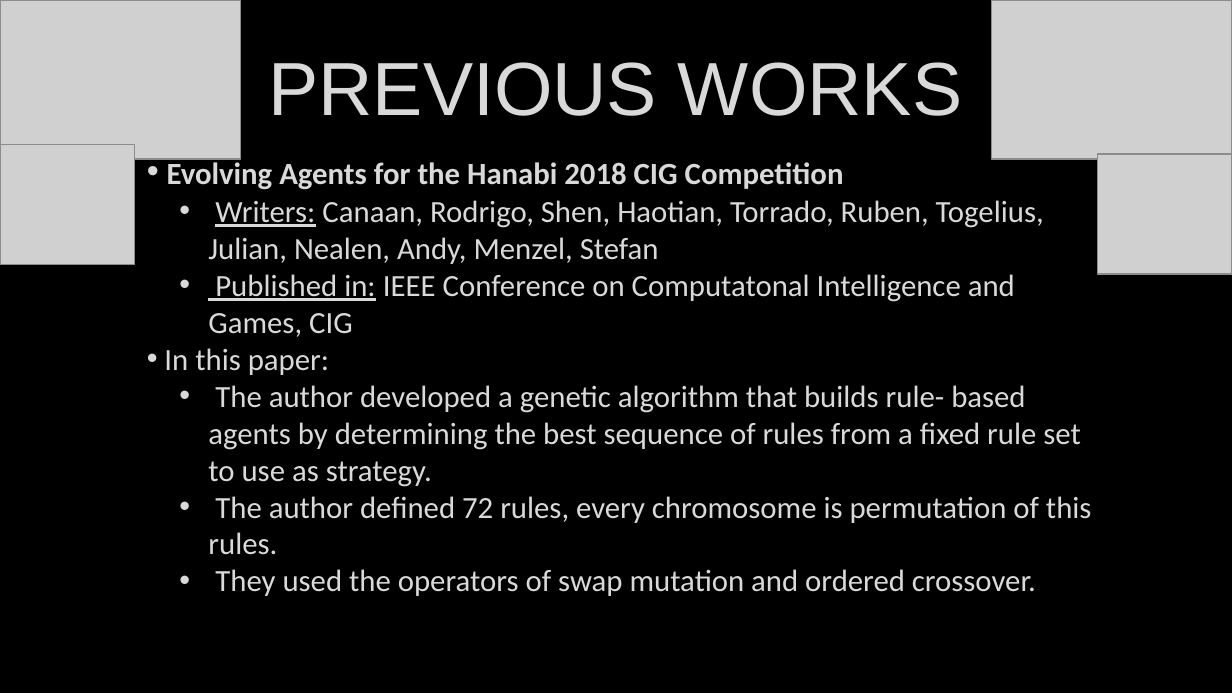
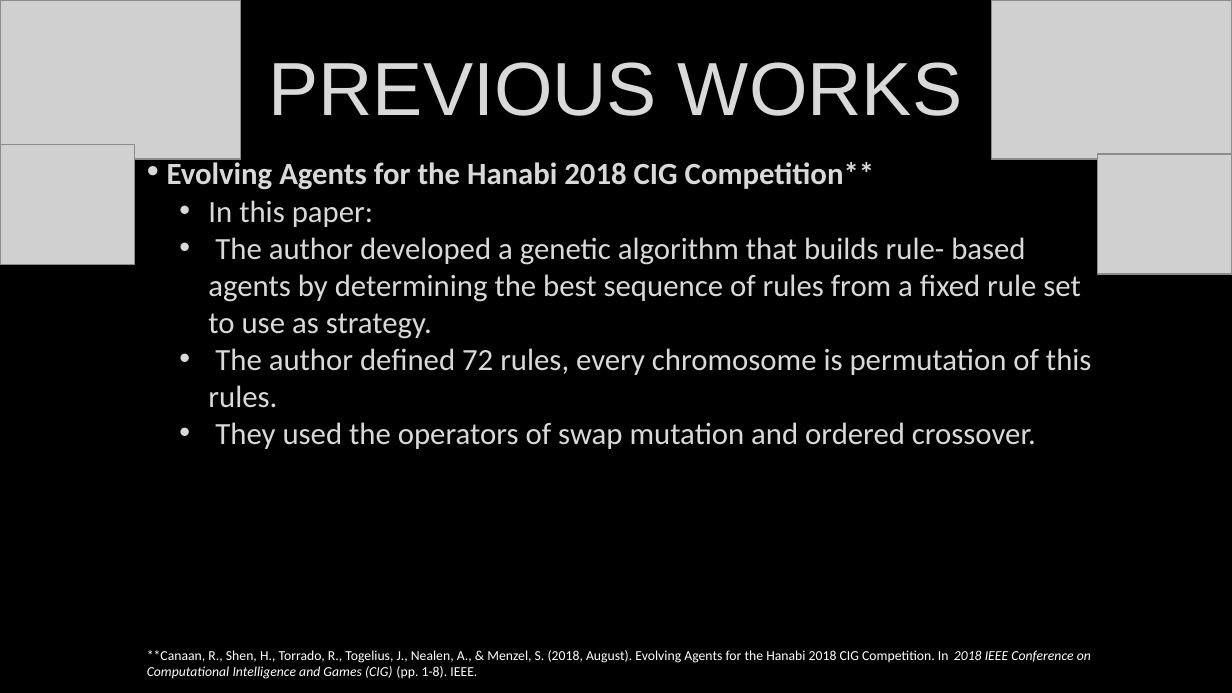
Before and after one commit to Untzi/ec_hanabi, a slide deck: slide 5 of hanabi (1).pptx (slide 4 before the commit). Drawn at 1232x693 pixels with LibreOffice and Linux fonts; fonts in the diff are those of the drawing; grey boxes stand for pictures. Boxes give left, top, right and bottom in pixels: in the first picture for what was removed or moved away, otherwise in the second. Text is boxed around its words. In the diff, an @@ line names an element or a change of style, - is before the commit and + after.

Commit message:
updated ppt

```diff
--- a/hanabi (1).pptx
+++ b/hanabi (1).pptx
@@ text at [167, 158, 874, 190]: text changed; bold on @@
-• Evolving Agents for the Hanabi 2018 CIG Competition
-  • Writers: Canaan, Rodrigo, Shen, Haotian, Torrado, Ruben, Togelius, Julian, Nealen, Andy, Menzel, Stefan
-  • Published in: IEEE Conference on Computatonal Intelligence and Games, CIG
+• Evolving Agents for the Hanabi 2018 CIG Competition**
@@ text at [208, 200, 373, 227]: list level 1 to 2 in "In this paper:" @@
@@ text at [147, 650, 1091, 679]: paragraph added @@
+**Canaan, R., Shen, H., Torrado, R., Togelius, J., Nealen, A., & Menzel, S. (2018, August). Evolving Agents for the Hanabi 2018 CIG Competition. In 2018 IEEE Conference on Computational Intelligence and Games (CIG) (pp. 1-8). IEEE.
```
Also in this commit, not shown: 1 other slide changed, 1 slide added.
